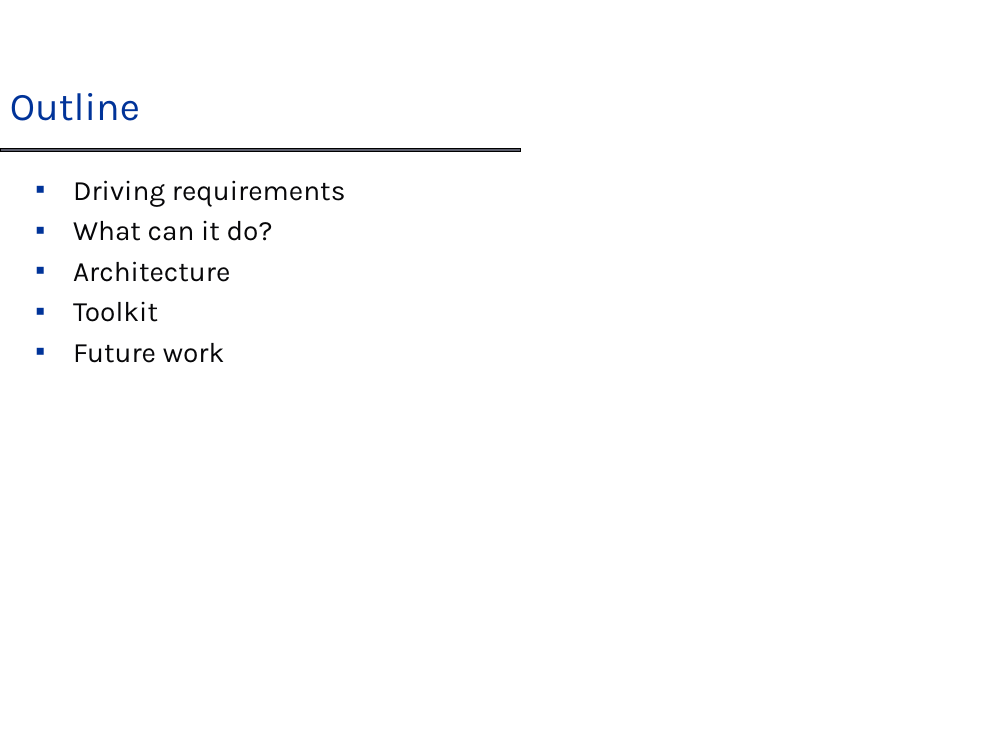
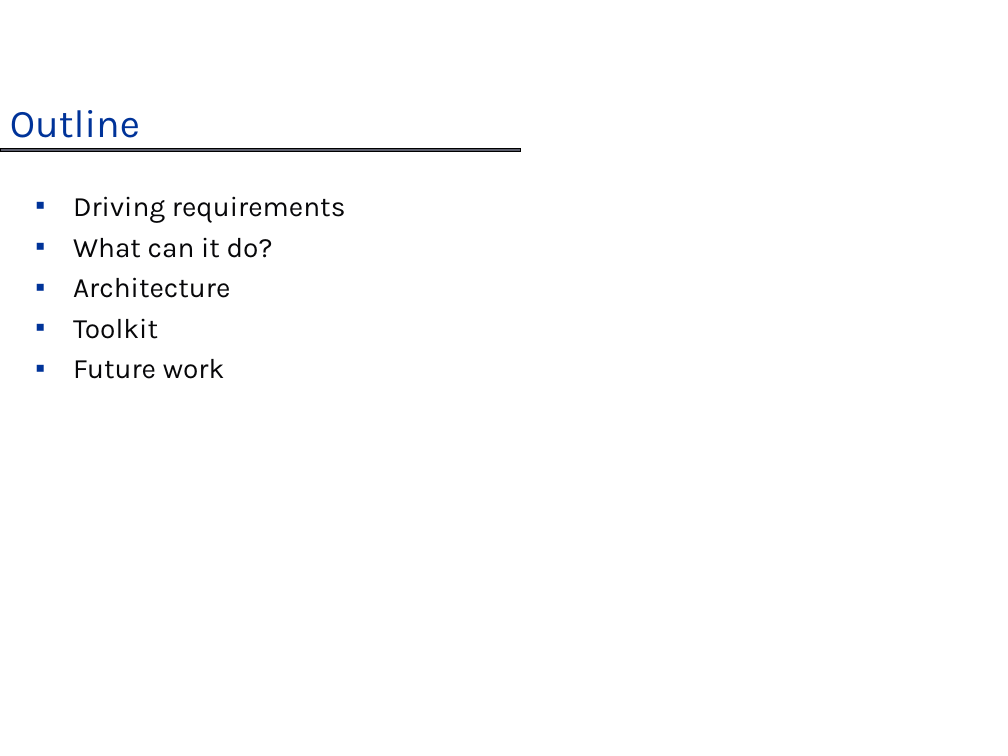
Before and after one commit to NCIP/cagrid-portal, a slide deck: slide 2 of cagrid-1-0/Documentation/presentations/introduce/Introduce_DIALOGUE2.ppt. Drawn at 1008x756 pixels with LibreOffice and Linux fonts; fonts in the diff are those of the drawing; background and template pictures are left out. Boxes give left, top, right and bottom in pixels: in the first picture for what was removed or moved away, otherwise in the second. Text is boxed around its words. In the diff, an @@ line names an element or a change of style, - is before the commit and + after.

```diff
--- a/cagrid-1-0/Documentation/presentations/introduce/Introduce_DIALOGUE2.ppt
+++ b/cagrid-1-0/Documentation/presentations/introduce/Introduce_DIALOGUE2.ppt
@@ title "Outline" moved from (x1=10, y1=93, x2=140, y2=121) to (x1=10, y1=110, x2=140, y2=138) @@
@@ text "Driving requirements" moved from (x1=73, y1=180, x2=346, y2=363) to (x1=73, y1=196, x2=346, y2=379) @@
```
Also in this commit, not shown: 1 other slide changed, 35 slides added.
